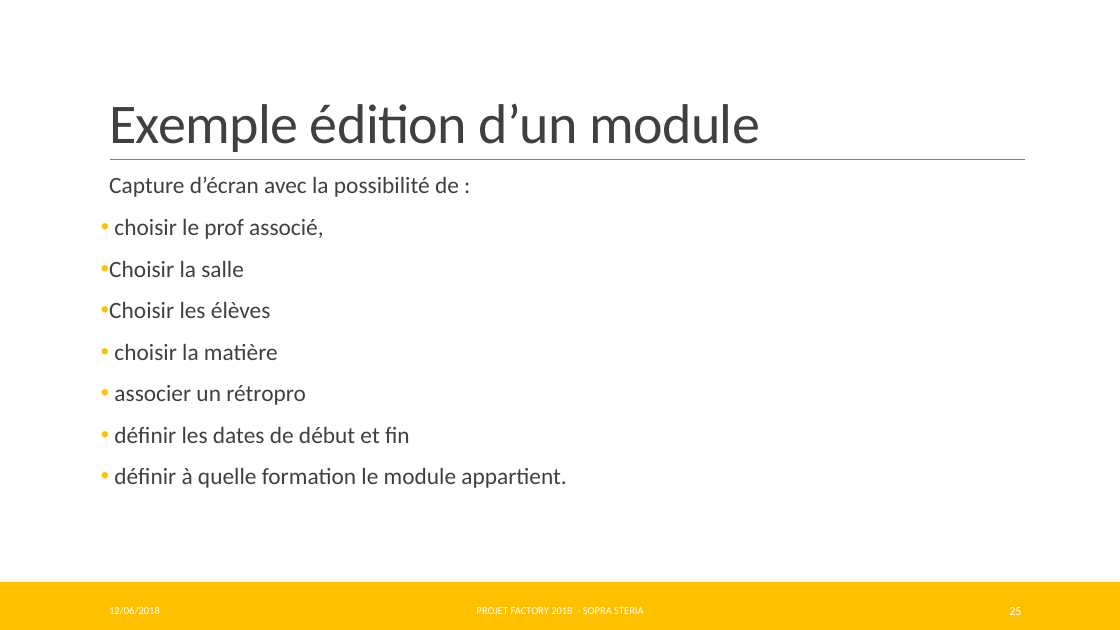
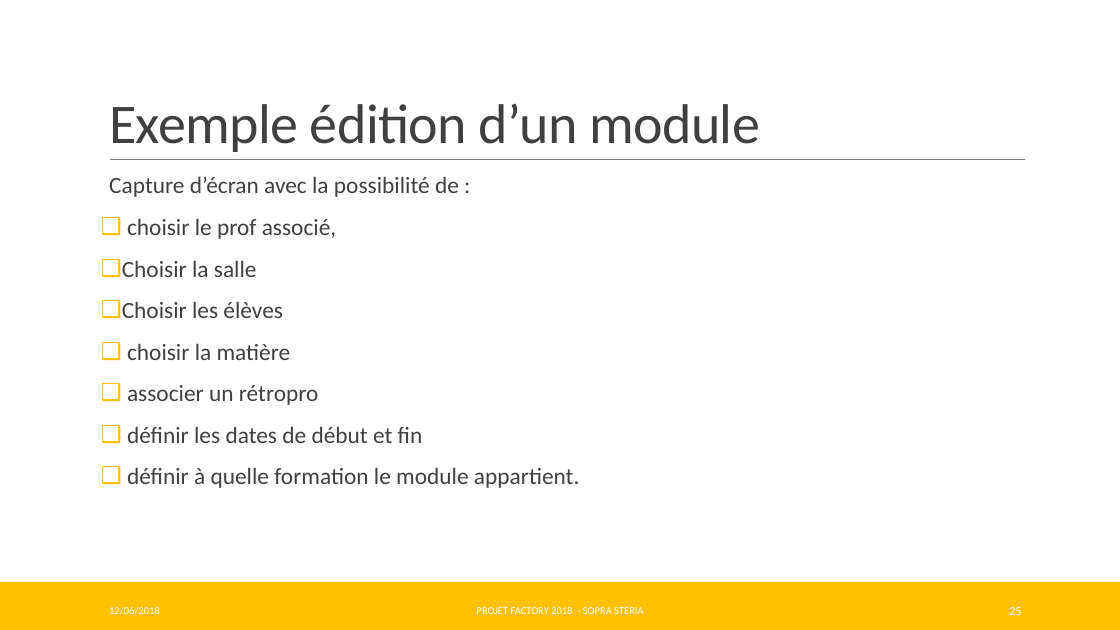
Before and after one commit to Pweting/ProjetFinalAAA, a slide deck: slide 25 of ProjetFinalAAA-Factory.pptx. Drawn at 1120x630 pixels with LibreOffice and Linux fonts; fonts in the diff are those of the drawing. Boxes give left, top, right and bottom in pixels: in the first picture for what was removed or moved away, otherwise in the second. Text is boxed around its words. In the diff, an @@ line names an element or a change of style, - is before the commit and + after.

```diff
--- a/ProjetFinalAAA-Factory.pptx
+++ b/ProjetFinalAAA-Factory.pptx
@@ text at (122, 219, 579, 488): bullet • to ❑ @@
```
Also in this commit, not shown: 4 other slides changed.
